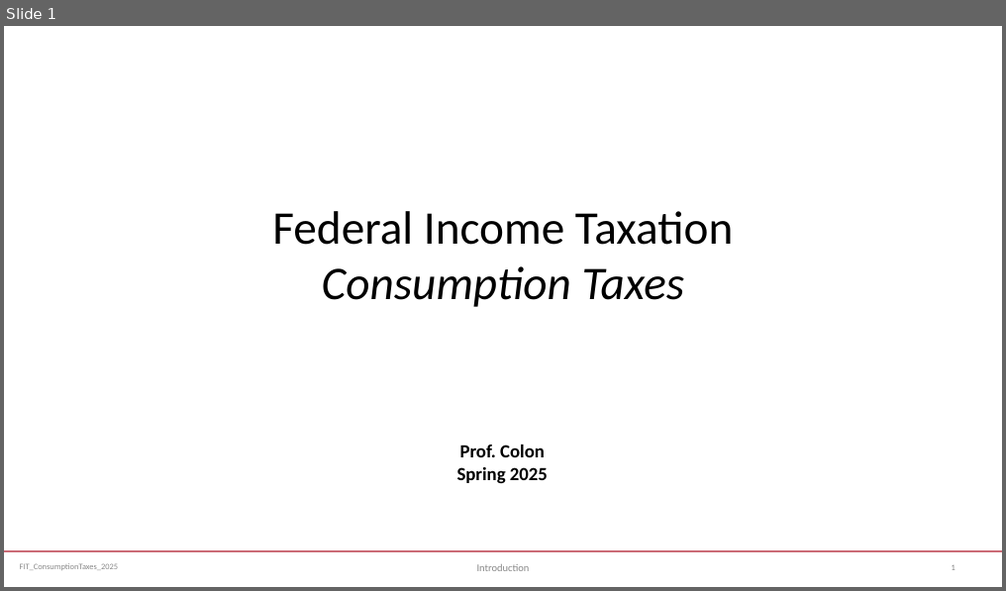
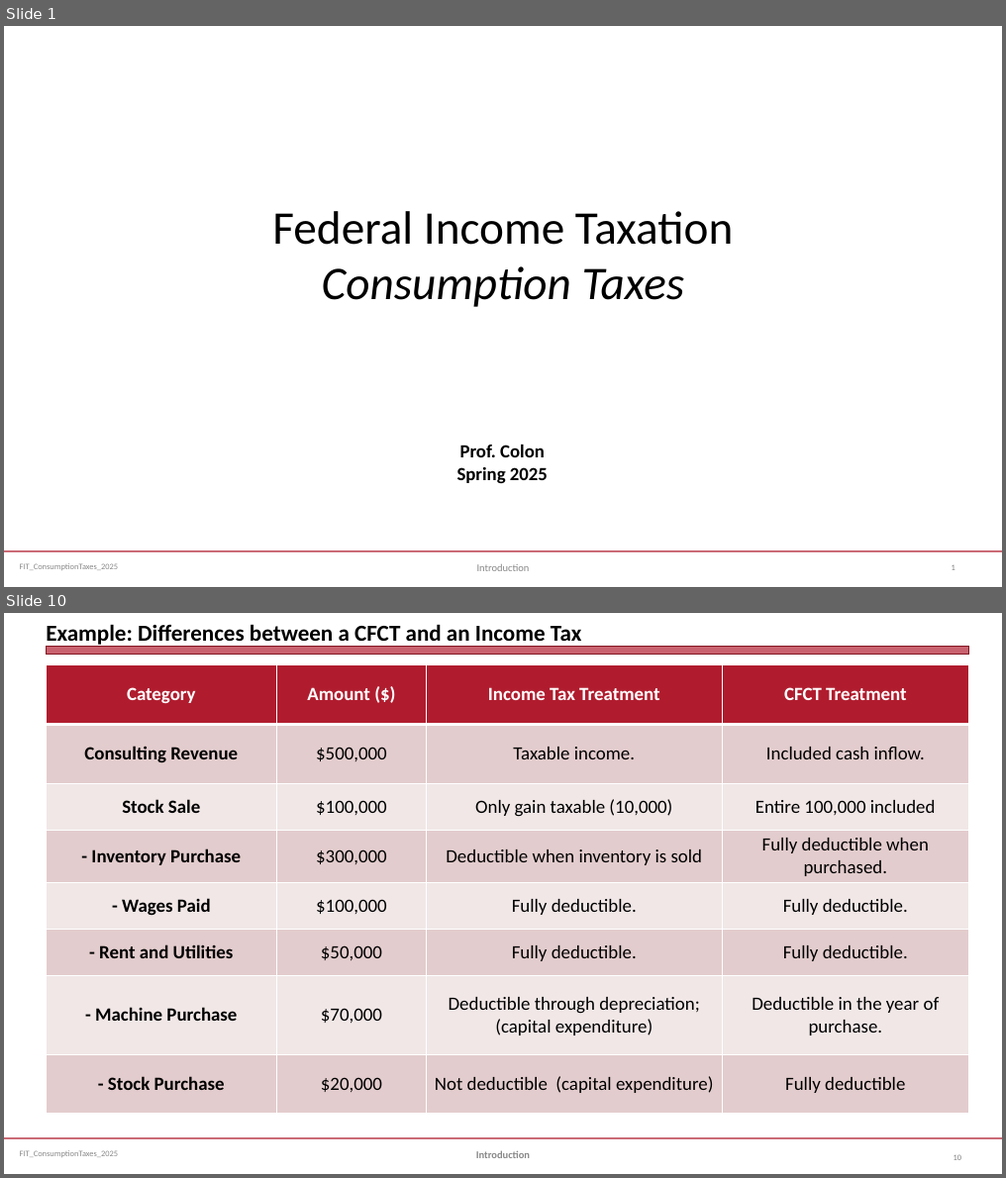
Before and after one commit to jmc877/Fed-Income-Tax, a slide deck: slides/FIT_ConsumptionTaxes_2025S.pptx. Shown one above the other, each under a label of ours: slide 1 before the commit, slides 1 and 10 after it; the slides between them are not shown. The pictures are 1006x591 and 1006x1178 pixels, drawn with LibreOffice and Linux fonts; fonts in the diff are those of the drawing. Boxes give left, top, right and bottom in pixels: in the first picture for what was removed or moved away, otherwise in the second. Text is boxed around its words. In the diff, an @@ line names an element or a change of style, - is before the commit and + after.

```diff
--- a/slides/FIT_ConsumptionTaxes_2025S.pptx
+++ b/slides/FIT_ConsumptionTaxes_2025S.pptx
@@ slide 10 added at <box>4,613,1002,1174</box>, background #FFFFFF; not listed: 2 template elements that a slide beside it also shows @@
@@ title added at <box>46,624,581,648</box>, 22 pt, text #000000, bold @@
+Example: Differences between a CFCT and an Income Tax
@@ rectangle added at <box>46,647,969,655</box>, fill #B01C2E at 69% opacity, outline #821522 0 pt @@
@@ table added at <box>46,664,969,1112</box>, 8 rows, 4 columns @@
+Category | Amount ($) | Income Tax Treatment | CFCT Treatment
+Consulting Revenue | $500,000 | Taxable income. | Included cash inflow.
+Stock Sale | $100,000 | Only gain taxable (10,000) | Entire 100,000 included
+- Inventory Purchase | $300,000 | Deductible when inventory is sold | Fully deductible when purchased.
+- Wages Paid | $100,000 | Fully deductible. | Fully deductible.
+- Rent and Utilities | $50,000 | Fully deductible. | Fully deductible.
+- Machine Purchase | $70,000 | Deductible through depreciation; (capital expenditure) | Deductible in the year of purchase.
+- Stock Purchase | $20,000 | Not deductible (capital expenditure) | Fully deductible
@@ text added at <box>476,1151,530,1158</box>, 10 pt, text #898989, bold @@
+Introduction
@@ page number added at <box>953,1155,961,1160</box>, 8 pt, text #808080 @@
+10
```
Also in this commit, not shown: 2 slides changed, 14 other slides added, 1 other file.
